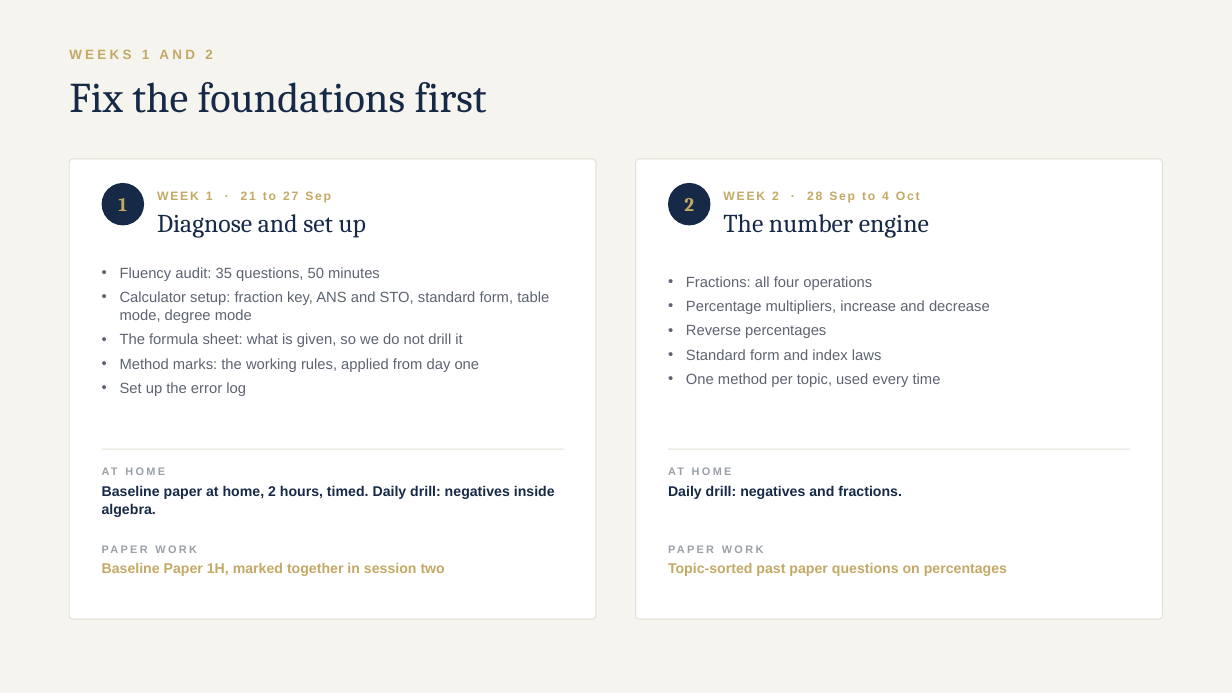
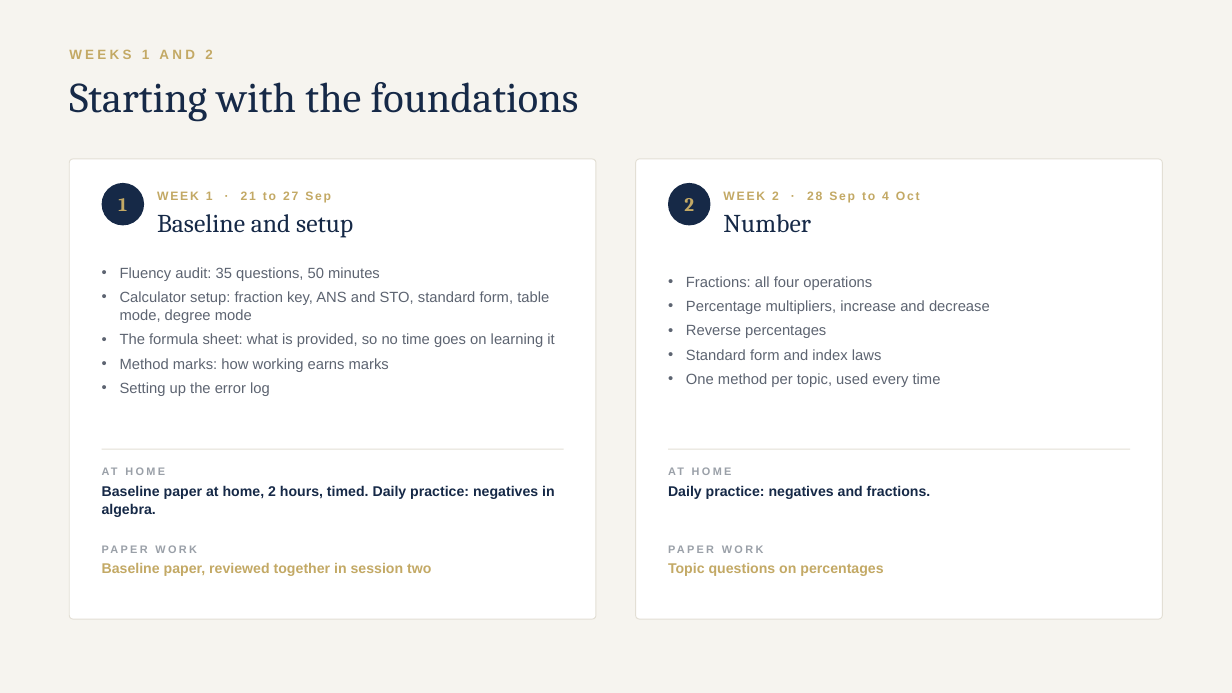
Before and after one commit to AliAljawabra/Daily, a slide deck: slide 7 of tutoring/charlotte/Charlotte_maths_plan.pptx. Drawn at 1232x693 pixels with LibreOffice and Linux fonts; fonts in the diff are those of the drawing. Boxes give left, top, right and bottom in pixels: in the first picture for what was removed or moved away, otherwise in the second. Text is boxed around its words. In the diff, an @@ line names an element or a change of style, - is before the commit and + after.

```diff
--- a/tutoring/charlotte/Charlotte_maths_plan.pptx
+++ b/tutoring/charlotte/Charlotte_maths_plan.pptx
@@ text at (69,82,579,122): text changed @@
-Fix the foundations first
+Starting with the foundations
@@ text at (157,214,353,238): text changed @@
-Diagnose and set up
+Baseline and setup
@@ text at (723,214,811,232): text changed @@
-The number engine
+Number
@@ text at (120,333,554,396): text changed @@
-• The formula sheet: what is given, so we do not drill it
-• Method marks: the working rules, applied from day one
-• Set up the error log
+• The formula sheet: what is provided, so no time goes on learning it
+• Method marks: how working earns marks
+• Setting up the error log
@@ text at (102,485,555,517): text changed @@
-Baseline paper at home, 2 hours, timed. Daily drill: negatives inside algebra.
+Baseline paper at home, 2 hours, timed. Daily practice: negatives in algebra.
@@ text at (668,485,931,499): text changed @@
-Daily drill: negatives and fractions.
+Daily practice: negatives and fractions.
@@ text at (102,563,431,576): text changed @@
-Baseline Paper 1H, marked together in session two
+Baseline paper, reviewed together in session two
@@ text at (668,563,883,576): text changed @@
-Topic-sorted past paper questions on percentages
+Topic questions on percentages
```
Also in this commit, not shown: 15 other slides changed, 2 other files.
